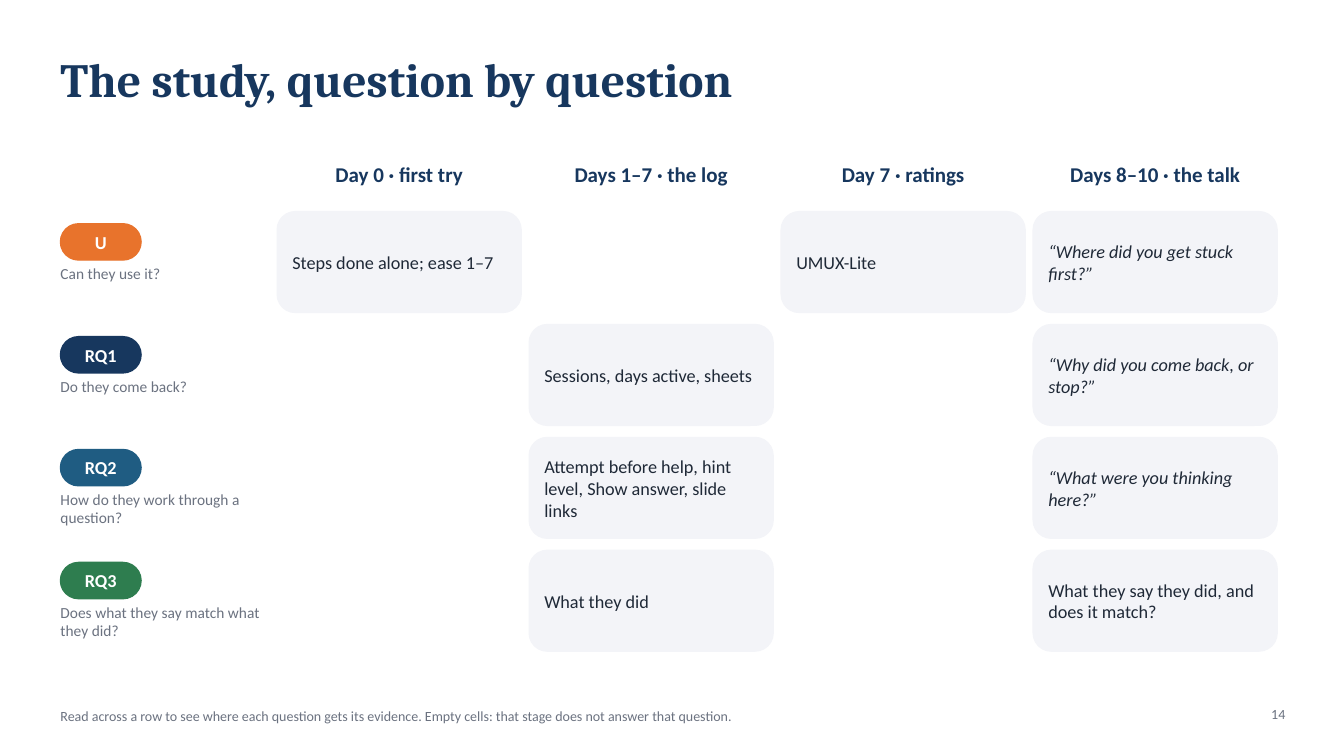
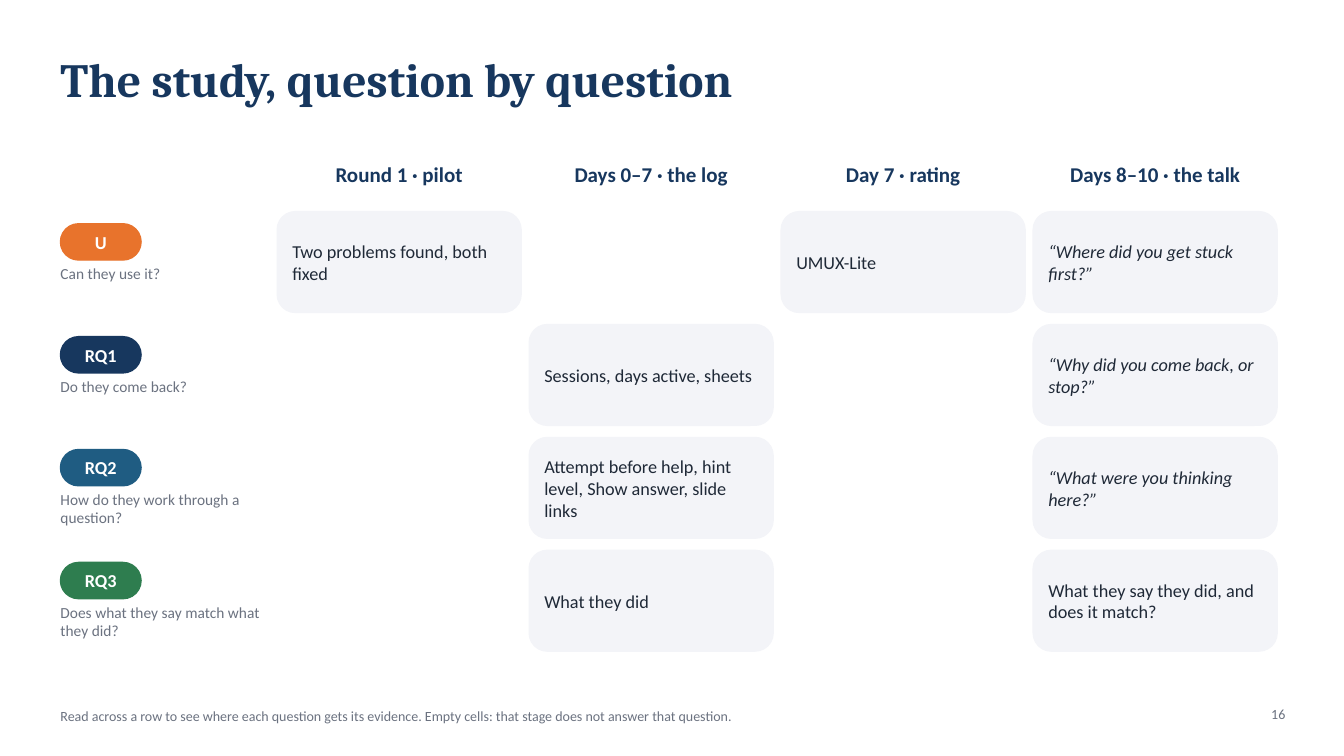
Before and after one commit to lucasisnotcool/ChatterED, a slide deck: slide 16 of docs/group/final-presentation/UserStudy_Lucas.pptx (slide 14 before the commit). Drawn at 1344x756 pixels with LibreOffice and Linux fonts; fonts in the diff are those of the drawing. Boxes give left, top, right and bottom in pixels: in the first picture for what was removed or moved away, otherwise in the second. Text is boxed around its words. In the diff, an @@ line names an element or a change of style, - is before the commit and + after.

```diff
--- a/docs/group/final-presentation/UserStudy_Lucas.pptx
+++ b/docs/group/final-presentation/UserStudy_Lucas.pptx
@@ text at (336, 167, 462, 186): text changed @@
-Day 0 · first try
+Round 1 · pilot
@@ text at (575, 167, 727, 186): text changed @@
-Days 1–7 · the log
+Days 0–7 · the log
@@ text at (846, 167, 961, 186): text changed @@
-Day 7 · ratings
+Day 7 · rating
@@ text at (292, 245, 487, 280): text changed @@
-Steps done alone; ease 1–7
+Two problems found, both fixed
@@ page number at (1271, 709, 1285, 719): text changed @@
-14
+16
```
Also in this commit, not shown: 10 other slides changed, 3 slides added, 1 slide removed, 1 other file.
